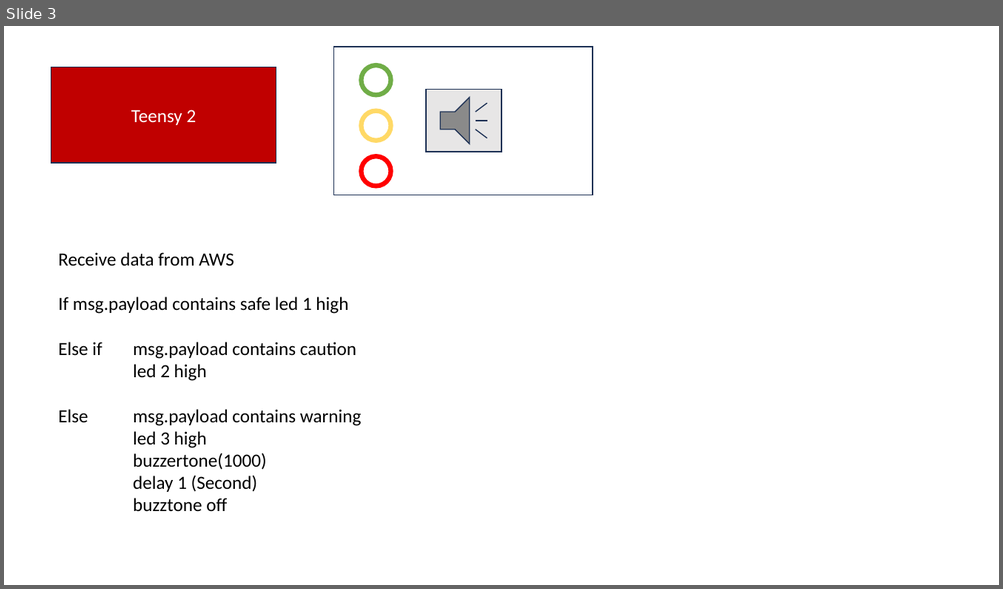
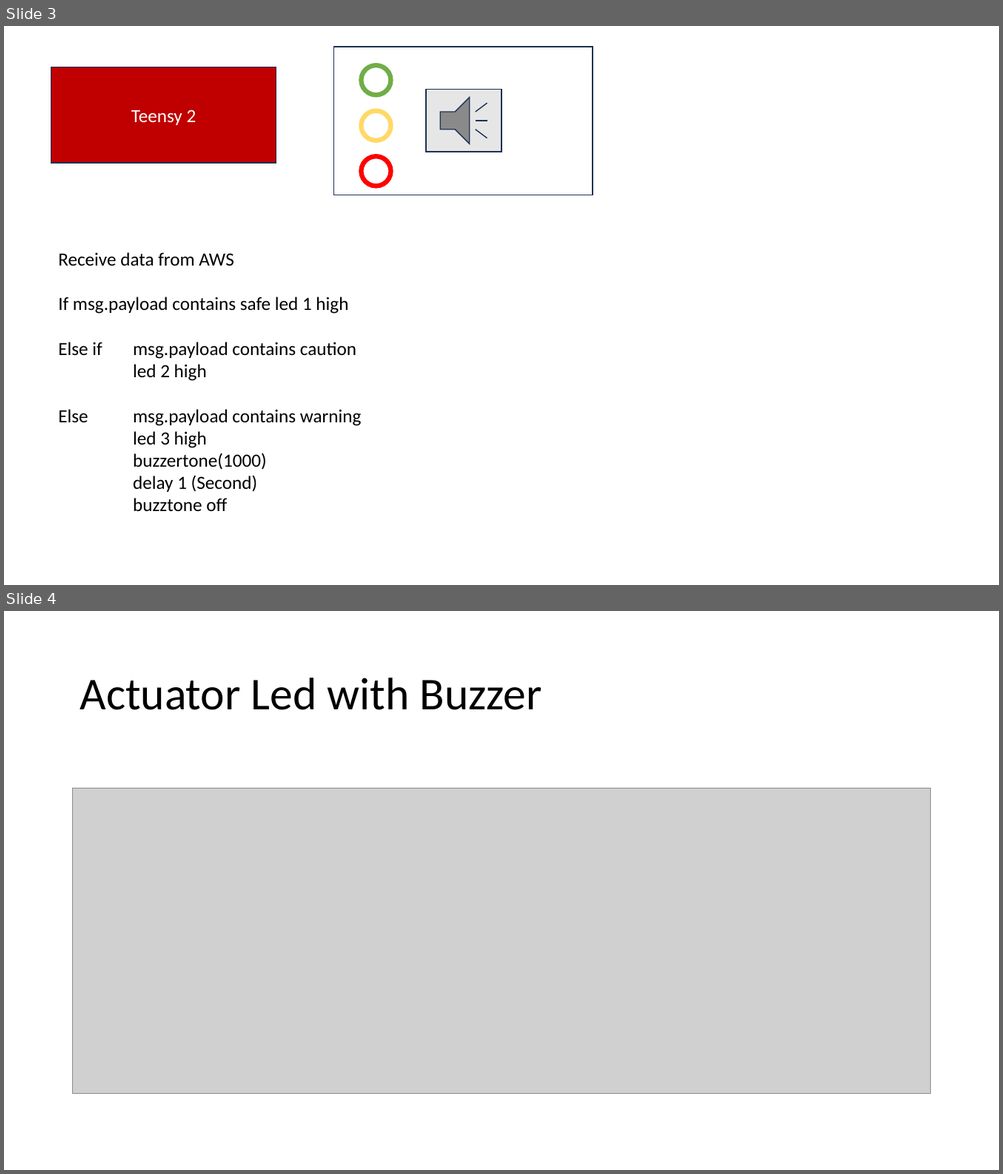
Before and after one commit to LmeLover/SEM3IFN649, a slide deck: Ideas/Ideas.pptx. Shown one above the other, each under a label of ours: slide 3 before the commit, slides 3 and 4 after it. The pictures are 1003x589 and 1003x1174 pixels, drawn with LibreOffice and Linux fonts; fonts in the diff are those of the drawing; grey boxes stand for pictures. Boxes give left, top, right and bottom in pixels: in the first picture for what was removed or moved away, otherwise in the second. Text is boxed around its words. In the diff, an @@ line names an element or a change of style, - is before the commit and + after.

```diff
--- a/Ideas/Ideas.pptx
+++ b/Ideas/Ideas.pptx
@@ slide 4 added at (4, 611, 999, 1170), background #FFFFFF @@
@@ title added at (79, 678, 542, 710), 44 pt, text #000000 @@
+Actuator Led with Buzzer
@@ picture added at (73, 788, 930, 1093) @@
```
Also in this commit, not shown: 2 other slides added, 58 other files.
